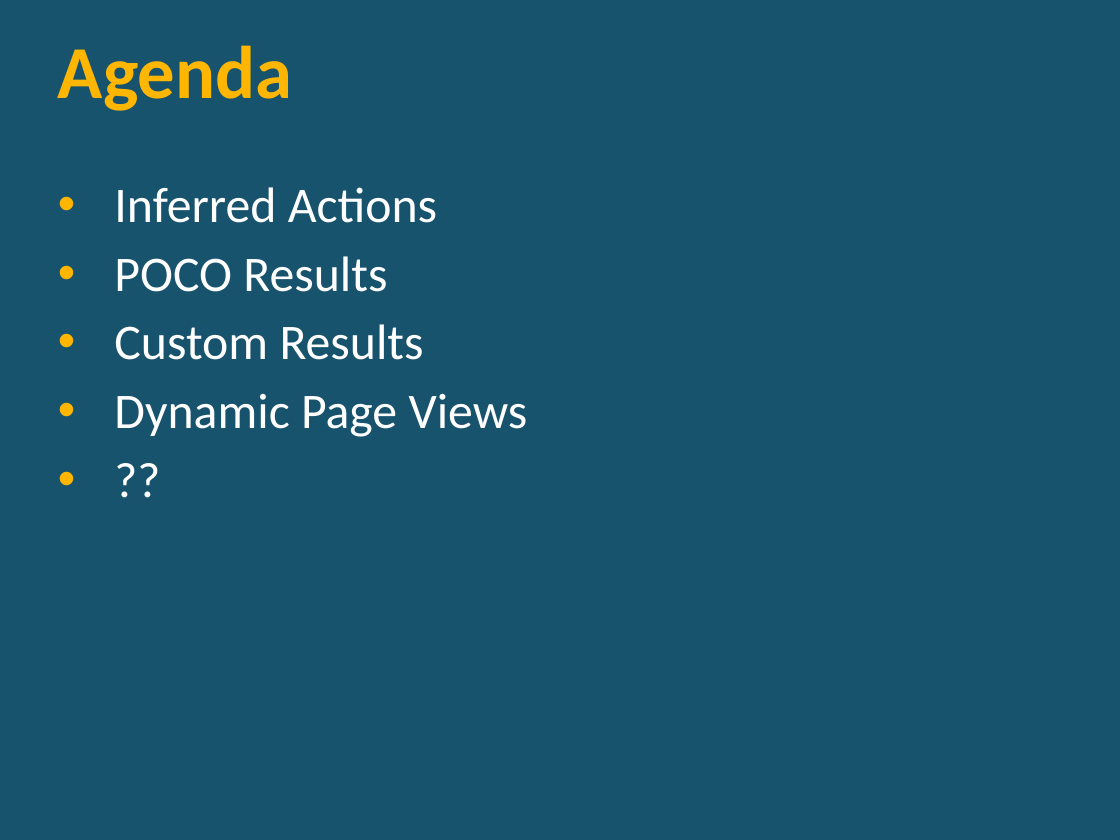
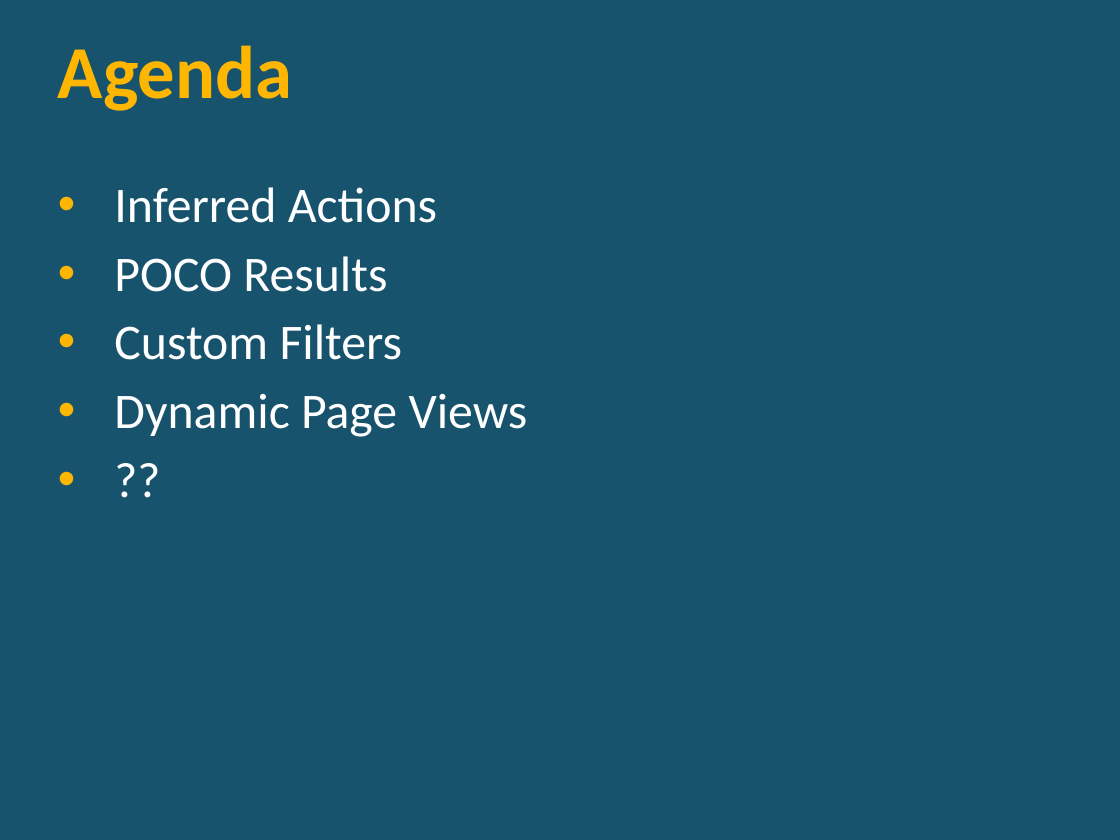
Before and after one commit to lozanotek/advancedmvc, a slide deck: slide 4 of slides/AdvancedMvc.pptx. Drawn at 1120x840 pixels with LibreOffice and Linux fonts; fonts in the diff are those of the drawing; background and template pictures are left out. Boxes give left, top, right and bottom in pixels: in the first picture for what was removed or moved away, otherwise in the second. Text is boxed around its words. In the diff, an @@ line names an element or a change of style, - is before the commit and + after.

Commit message:
Fixed the typo on the slides.

```diff
--- a/slides/AdvancedMvc.pptx
+++ b/slides/AdvancedMvc.pptx
@@ text at (114, 324, 403, 360): text changed @@
-• Custom Results
+• Custom Filters
```
Also in this commit, not shown: 1 other file.
